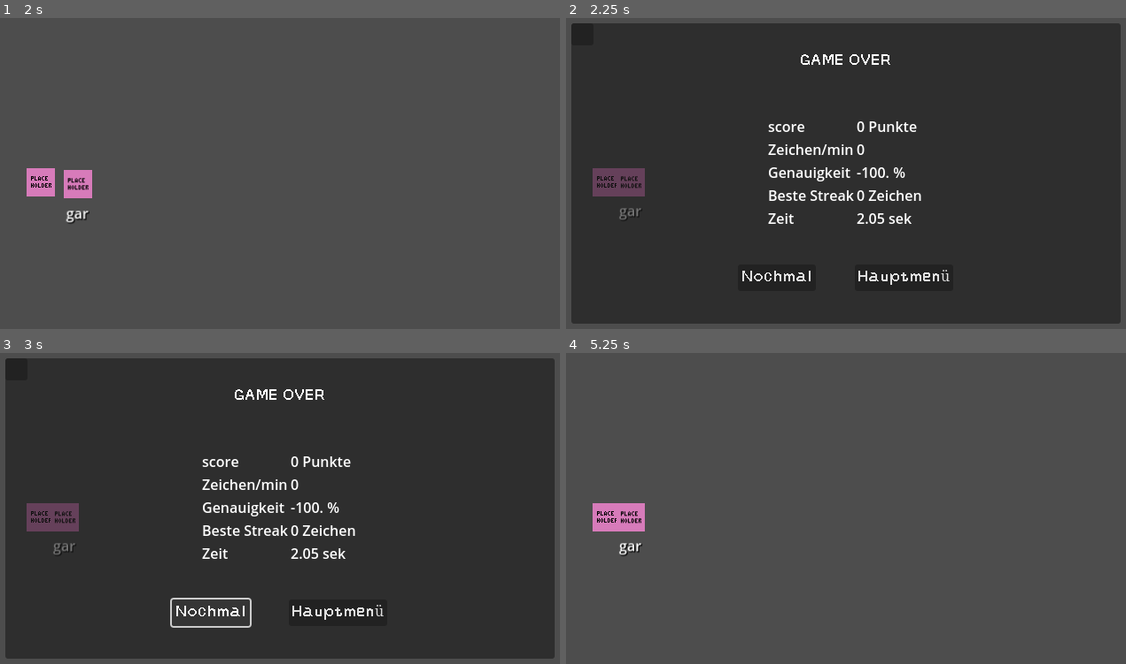
Above: before the commit, frames 1-4 (two rows, left to right).
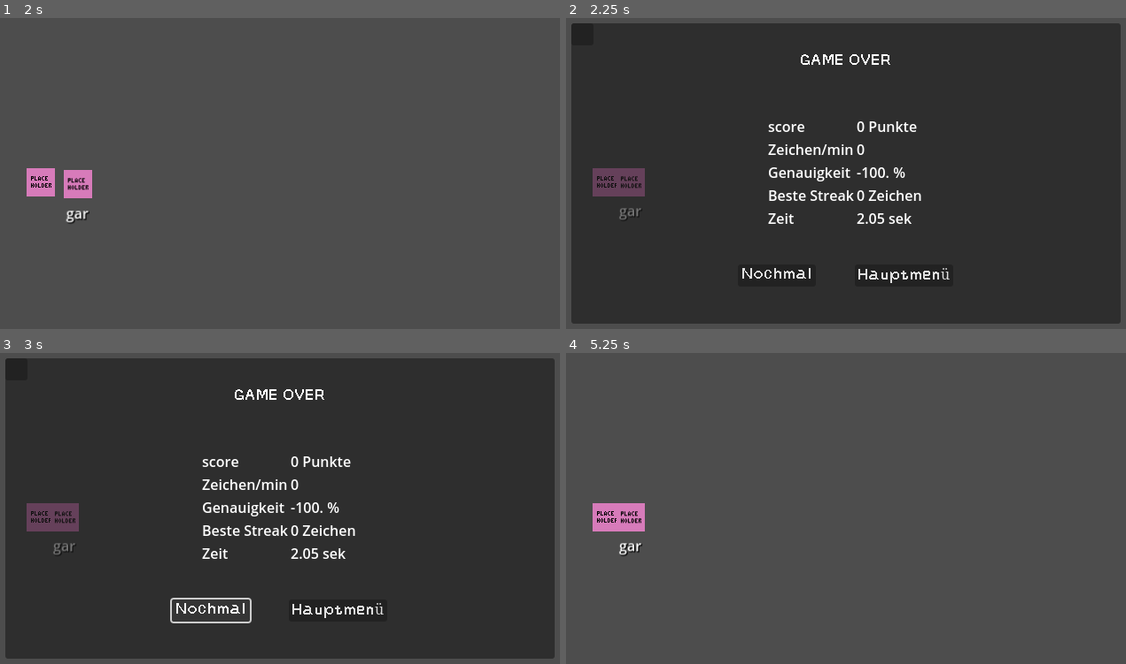
Above: after the commit, the same moments.

Repository: lehmius/typing-tides
Game: Godot game, scene res://scenes/game.tscn
Same seed, same stepped clock (60 frames per second), same inputs: the game is played once before the commit and once after it. The engine's default icon, where the game draws it, is replaced by a stand-in: a white triangle on a blue panel in a dark square.
Inputs (mouse positions are in pixels of both pictures, inside the frame that each line leads up to):
- Up to frame 1 (2 s): tap Enter at 0.5 s
- Up to frame 2 (2.25 s): no input
- Up to frame 3 (3 s): click "Nochmal" at 2.75 s
- Up to frame 4 (5.25 s): click "Nochmal" at 3.5 s; click "Nochmal" at 4.25 s; click (582, 368) at 5 s

Frame 1 is identical in both runs. In frame 2, 0.4% of the frame differs, in the area x 31-69%, y 80-86%; in frame 3, 0.5%, in the area x 30-69%, y 80-89%; in frame 4, nothing differs.

Commit message:
Removed unnecessary custom minimum size setting.

Diff:
--- a/scenes/gameover_popup.tscn
+++ b/scenes/gameover_popup.tscn
@@ -65,7 +65,6 @@
 theme_override_constants/margin_right = 20
 
 [node name="RestartButton" parent="Popup/VBoxContainer/CenterContainer/HBoxContainer/MarginContainer" instance=ExtResource("4_48pdo")]
-custom_minimum_size = Vector2(60, 30)
 layout_mode = 2
 theme_override_fonts/font = ExtResource("2_d1g1p")
 text = "Nochmal"
